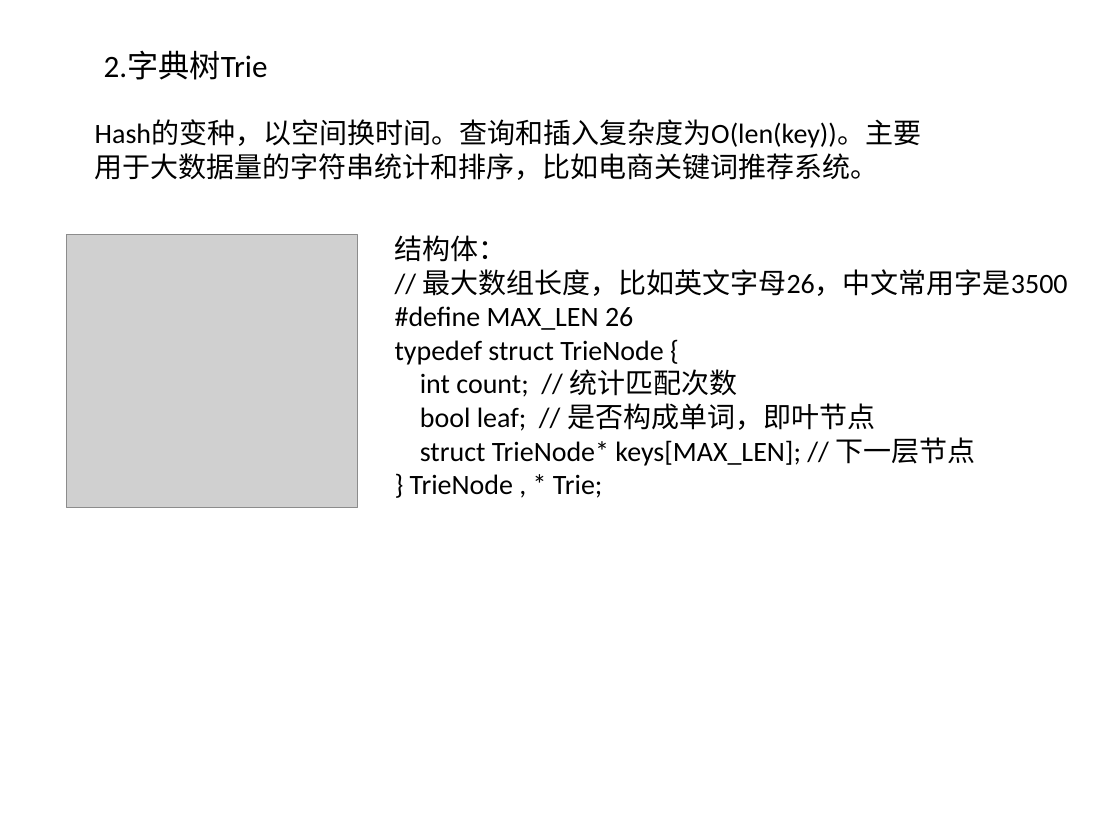
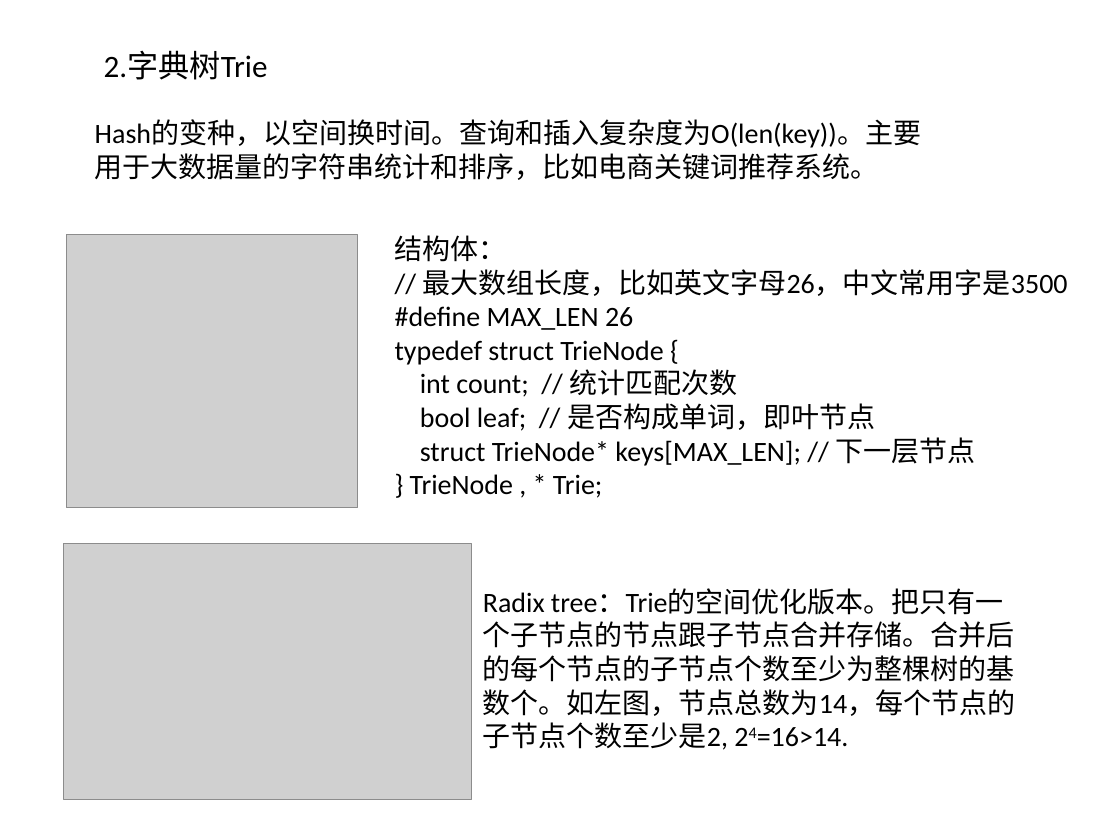
Before and after one commit to willkk/go, a slide deck: slide 3 of algos_summary.pptx. Drawn at 1120x840 pixels with LibreOffice and Linux fonts; fonts in the diff are those of the drawing; grey boxes stand for pictures. Boxes give left, top, right and bottom in pixels: in the first picture for what was removed or moved away, otherwise in the second. Text is boxed around its words. In the diff, an @@ line names an element or a change of style, - is before the commit and + after.

```diff
--- a/algos_summary.pptx
+++ b/algos_summary.pptx
@@ picture added at (64, 543, 473, 799) @@
@@ text added at (483, 589, 1015, 750), 18 pt, text #000000 @@
+Radix tree：Trie的空间优化版本。把只有一个子节点的节点跟子节点合并存储。合并后的每个节点的子节点个数至少为整棵树的基数个。如左图，节点总数为14，每个节点的子节点个数至少是2, 24=16>14.
```
Also in this commit, not shown: 5 slides added, 1 other file.
